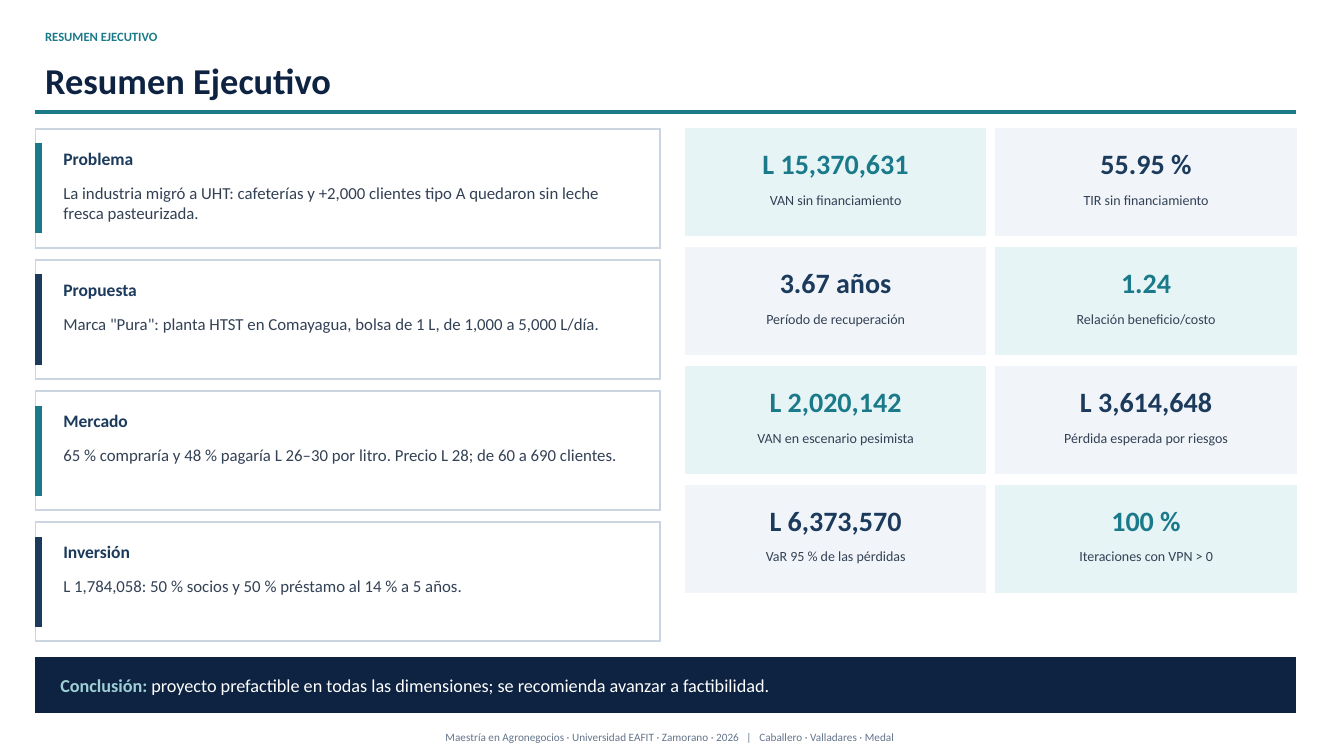
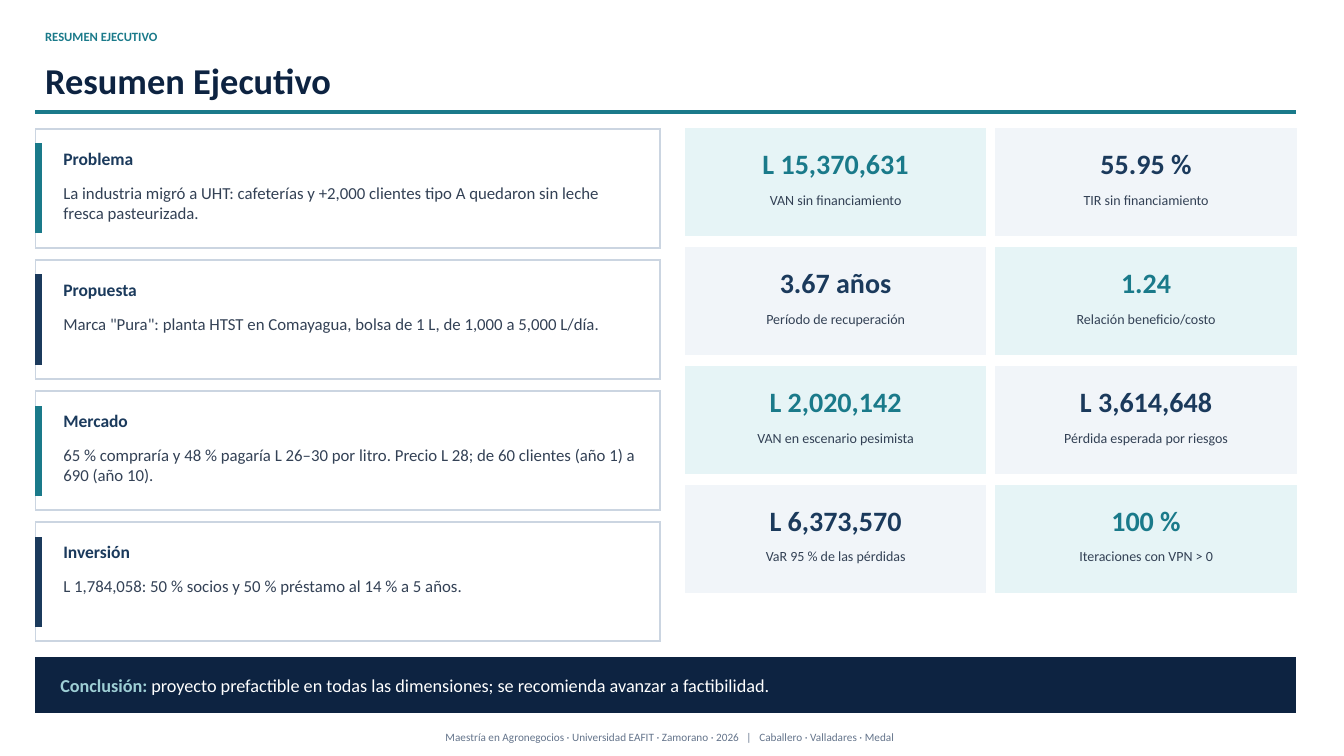
Before and after one commit to modelqdeluxe-ops/ss, a slide deck: slide 3 of Defensa_Tesis_Jaime_Fredy_Horacio_corregida.pptx. Drawn at 1344x756 pixels with LibreOffice and Linux fonts; fonts in the diff are those of the drawing. Boxes give left, top, right and bottom in pixels: in the first picture for what was removed or moved away, otherwise in the second. Text is boxed around its words. In the diff, an @@ line names an element or a change of style, - is before the commit and + after.

```diff
--- a/Defensa_Tesis_Jaime_Fredy_Horacio_corregida.pptx
+++ b/Defensa_Tesis_Jaime_Fredy_Horacio_corregida.pptx
@@ text at (63,449,635,483): text changed @@
-65 % compraría y 48 % pagaría L 26–30 por litro. Precio L 28; de 60 a 690 clientes.
+65 % compraría y 48 % pagaría L 26–30 por litro. Precio L 28; de 60 clientes (año 1) a 690 (año 10).
```
Also in this commit, not shown: 12 other slides changed, 1 other file.
